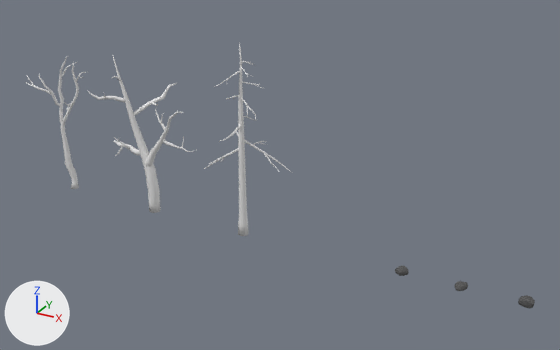
What one commit did to the Blender file Modelos/Blends/Vegetação.blend.
Camera for both pictures: a 50 mm lens placed at (22.7, -52.6, 32.7), pointed at (-6.5, 0.4, 6.2). Lighting does not change. The marker at lower left points along +X, +Y and +Z.

The scene before the commit, as lines of its bpy script (objects in view):
```python
me_cylinder = bpy.data.meshes.new('Cylinder')
me_cylinder.from_pydata(...)  # 1234 vertices, 1212 faces; spans x -4.3..4.0, y -3.5..3.5, z -0.2..17.2
me_cylinder.polygons.foreach_set('use_smooth', [True] * 1212)
me_cylinder_001 = bpy.data.meshes.new('Cylinder.001')
me_cylinder_001.from_pydata(...)  # 782 vertices, 812 faces; spans x -5.33..5.12, y -2.08..3.64, z -0.29..14.65
me_cylinder_001.polygons.foreach_set('use_smooth', [True] * 812)
me_cylinder_002 = bpy.data.meshes.new('Cylinder.002')
me_cylinder_002.from_pydata(...)  # 683 vertices, 676 faces; spans x -3.78..4.28, y -2.8..1.28, z -0.03..13.84
me_cylinder_002.polygons.foreach_set('use_smooth', [True] * 676)
ob_arvore1 = bpy.data.objects.new('arvore1', me_cylinder)
ob_arvore1.location = (-10.0, 0.0, 0.0)
ob_arvore2 = bpy.data.objects.new('arvore2', me_cylinder_001)
ob_arvore2.location = (-20.0, 0.0, 0.0)
ob_arvore3 = bpy.data.objects.new('arvore3', me_cylinder_002)
ob_arvore3.location = (-30.0, 0.0, 0.0)
```
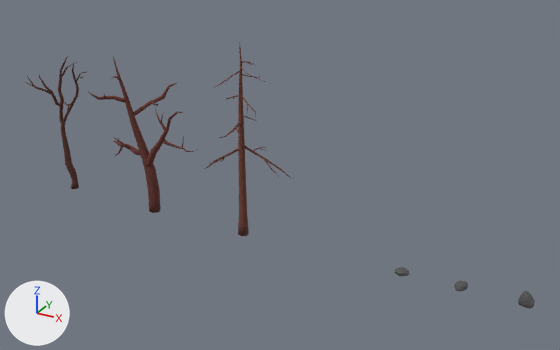
Where the newer file only moved an object's origin or applied its transform, the numbers keep the older frame.

Location of each change, [x1, y1, x2, y2] in pixels of the pictures (560 x 350 px; the box of a moved part takes in the faces that stretch with it):
'arvore2', recoloured, surface changed (grey to brown): [87, 56, 196, 213] in both
'arvore1', recoloured, reshaped (grey to brown): [204, 42, 293, 236] in both
part 1 of me_cylinder, moved or reshaped: before [244, 139, 293, 173]; after [244, 145, 293, 179]
part 2 of me_cylinder, moved or reshaped: before [264, 152, 279, 172]; after [264, 158, 279, 178]
part 3 of me_cylinder, moved or reshaped: before [219, 125, 241, 142]; after [220, 121, 241, 138]
part 5 of me_cylinder_002, recoloured (grey to brown): [26, 56, 86, 189] in both

Edits to the bpy script that builds the scene:
```text
Add img_arvore:
    img_arvore = load_image('Arvore', '_unpacked/Arvore', 1024, 1024, 'sRGB')
Add mat_arvore:
    mat_arvore = principled_material('arvore')
    mat_arvore.texture = img_arvore
    mat_arvore.roughness = 0.95
Change me_cylinder:
    where me_cylinder.from_pydata(...)  # 1234 vertices, 1212 faces; spans x -4.3..4.0, y -3.5..3.5, z -0.2..17.2
    used by ob_arvore1; location = (-10.0, 0.0, 0.0)
    me_cylinder part 1: the loose piece of 65 vertices spanning x 0.0..4.0, y -0.1..1.9, z 5.8..9.0 is moved by (0.0, 0.0, -0.6)
    me_cylinder part 2: the loose piece of 41 vertices spanning x 1.6..3.5, y 0.3..1.0, z 6.4..7.7 is moved by (0.0, 0.0, -0.6)
    me_cylinder part 3: the loose piece of 41 vertices spanning x -0.1..0.1, y -3.5..0.1, z 9.7..10.3 is moved by (0.0, 0.0, 0.3)
    add me_cylinder.materials.append(mat_arvore)  # picture img_arvore
Change me_cylinder_001:
    where me_cylinder_001.from_pydata(...)  # 782 vertices, 812 faces; spans x -5.33..5.12, y -2.08..3.64, z -0.29..14.65
    used by ob_arvore2; location = (-20.0, 0.0, 0.0)
    me_cylinder_001 part 4: texture (UV) coordinates of 812 of 812 faces, centred in x -5.06..5.05, y -1.95..3.33, z -0.29..14.37, changed; they spanned u 0.0..1.0, v 0.01..1.0 and now span u 0.14..0.92, v 0.0..0.93
    add me_cylinder_001.materials.append(mat_arvore)  # picture img_arvore
Change me_cylinder_002:
    where me_cylinder_002.from_pydata(...)  # 683 vertices, 676 faces; spans x -3.78..4.28, y -2.8..1.28, z -0.03..13.84
    used by ob_arvore3; location = (-30.0, 0.0, 0.0)
    me_cylinder_002 part 5: 676 faces spanning x -3.78..4.28, y -2.8..1.28, z -0.03..13.84 switch from no material to mat_arvore (picture img_arvore)
```
